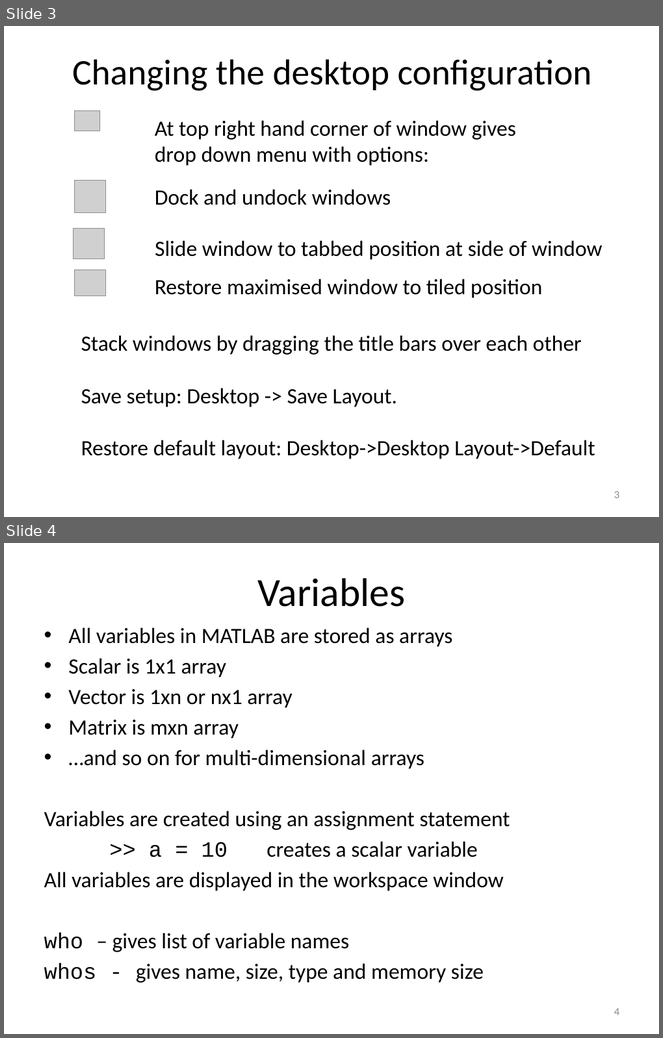
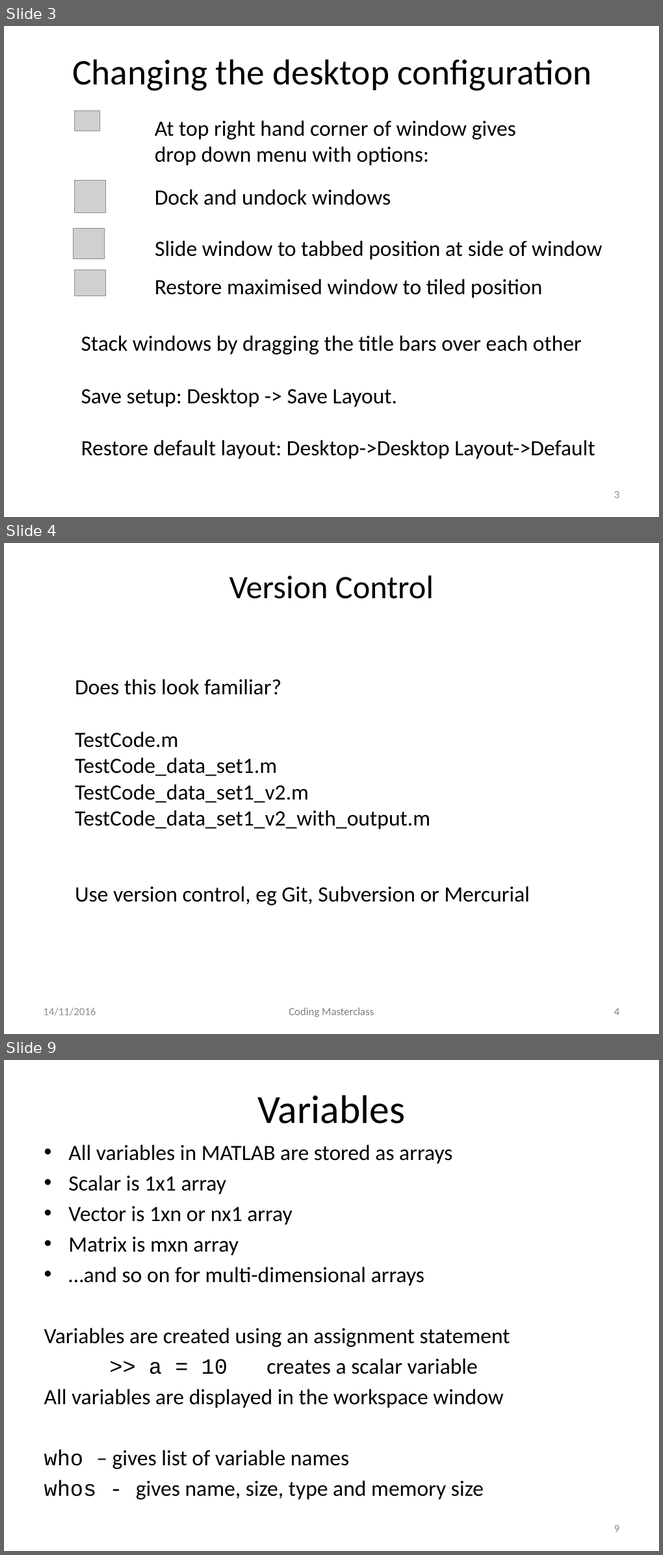
Before and after one commit to louisepb/MatlabBasicCourse, a slide deck: Introduction to MATLAB for Engineers.pptx. Shown one above the other, each under a label of ours: slides 3 and 4 before the commit, slides 3, 4 and 9 after it; the slides between them are not shown. The pictures are 663x1038 and 663x1555 pixels, drawn with LibreOffice and Linux fonts; fonts in the diff are those of the drawing; grey boxes stand for pictures. Boxes give left, top, right and bottom in pixels: in the first picture for what was removed or moved away, otherwise in the second. Text is boxed around its words. In the diff, an @@ line names an element or a change of style, - is before the commit and + after.

```diff
--- a/Introduction to MATLAB for Engineers.pptx
+++ b/Introduction to MATLAB for Engineers.pptx
@@ slide 4 added at (4,543,659,1034), background #FFFFFF @@
@@ text added at (218,577,282,597), 24 pt, text #FFFFFF @@
+It’s all gone horribly wrong!
@@ text added at (230,575,434,599), 36 pt, text #000000 @@
+Version Control
@@ text added at (75,679,430,830), 24 pt, text #000000 @@
+Does this look familiar?
+TestCode.m
+TestCode_data_set1.m
+TestCode_data_set1_v2.m
+TestCode_data_set1_v2_with_output.m
@@ text added at (75,886,530,906), 24 pt, text #000000 @@
+Use version control, eg Git, Subversion or Mercurial
@@ text added at (43,1008,96,1016), 12 pt, text #8C8C8C @@
+14/11/2016
@@ text added at (289,1008,374,1017), 12 pt, text #808080 @@
+Coding Masterclass
@@ page number added at (614,1008,620,1016), 12 pt, text #808080 @@
+4
@@ what was slide 4 is now slide 9 @@
@@ page number at (614,1525,620,1533): text changed @@
-4
+9
```
Also in this commit, not shown: 4 other slides added, 3 other files.
